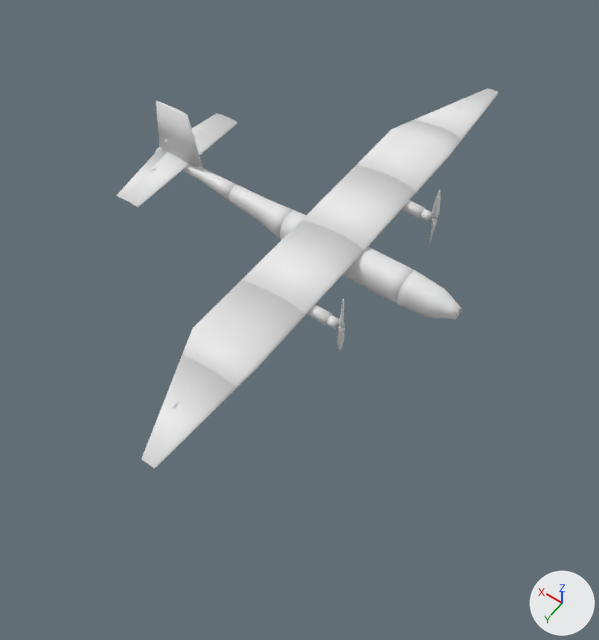
Two versions of the glTF model docs/demo/data/step/9.glb, one commit apart.
Before and after are seen from a 50 mm camera at (-0.57, 1.71, 2.13) aimed at (0.48, 0.24, -0.18). Arrows for +X, +Y and +Z are at lower right; the lights stay in place. The older version comes first.
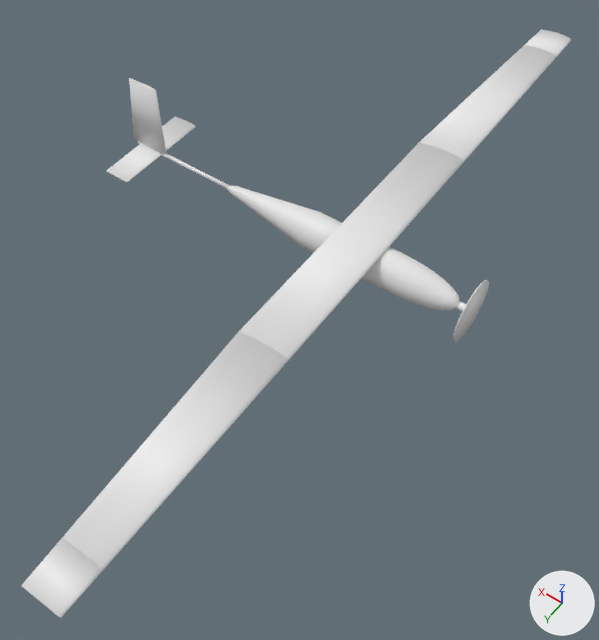
Location of each change, (x1, y1, x2, y2) in pixels of the pictures (599 x 640 px):
'wing', added: after (21, 29, 571, 618)
'fuselage', added: after (227, 185, 460, 311)
'wing_R1', deleted: before (242, 220, 364, 315)
'wing_R2', deleted: before (195, 286, 305, 388)
'wing_L1', deleted: before (302, 165, 416, 250)
'aileron_R', reshaped (244% wider, 100% taller): before (141, 355, 195, 461); after (62, 332, 250, 545)
'wing_R3', deleted: before (144, 361, 236, 469)
'wing_L2', deleted: before (371, 123, 461, 192)
'hstab', deleted: before (122, 115, 237, 208)
'fuse2', deleted: before (342, 247, 414, 305)
'fuse1', deleted: before (397, 270, 462, 319)
'flap_R', deleted: before (182, 280, 256, 361)
'aileron_L', reshaped (49% wider, 181% taller): before (414, 88, 489, 123); after (420, 45, 532, 145)
'fuse4', deleted: before (229, 185, 294, 240)
'wing_L3', deleted: before (426, 89, 498, 140)
'vtail', added: after (136, 81, 166, 154)
'vstab', deleted: before (165, 104, 203, 168)
'htail', added: after (112, 119, 196, 183)
'rudder', reshaped (12% narrower, 25% taller): before (156, 101, 171, 153); after (129, 78, 142, 143)
'flap_L', deleted: before (357, 120, 425, 169)
'prop', added: after (453, 280, 489, 343)
'fuse5', deleted: before (155, 147, 237, 201)
'elevator_R', deleted: before (116, 148, 168, 199)
'elevator', added: after (106, 116, 181, 175)
'fuse3', deleted: before (280, 210, 306, 240)
'boom', added: after (138, 141, 228, 189)
'nacelle_R', deleted: before (306, 304, 332, 325)
'prop_R', deleted: before (337, 298, 345, 352)
'prop_L', deleted: before (429, 190, 441, 246)
'nacelle_L', deleted: before (401, 200, 425, 218)
'elevator_L', deleted: before (160, 113, 222, 151)
'motor_R', deleted: before (326, 315, 339, 329)
'motor_L', deleted: before (420, 209, 432, 221)
'motor', added: after (457, 302, 466, 311)
part 1 of me_aileron_l, deleted: before (414, 88, 489, 123)
part 2 of me_aileron_l, added: after (420, 45, 532, 145)
part 3 of me_aileron_r, deleted: before (141, 355, 195, 461)
part 4 of me_aileron_r, added: after (62, 332, 250, 545)
part 5 of me_rudder, deleted: before (156, 101, 171, 153)
part 6 of me_rudder, added: after (129, 78, 142, 143)

What changed in the scene script:
```text
Change me_aileron_l:
    remove me_aileron_l.from_pydata(...)  # 160 vertices, 316 faces; spans x 0.442..0.599, y -1.046..-0.7, z 0.032..0.044
    add me_aileron_l.from_pydata(...)  # 96 vertices, 188 faces; spans x 0.411..0.491, y -1.35..-0.55, z 0.072..0.083
    me_aileron_l part 1: 160 vertices removed from x 0.442..0.599, y -1.046..-0.7, z 0.032..0.044
    me_aileron_l part 2: 96 vertices added at x 0.411..0.491, y -1.35..-0.55, z 0.072..0.083
Change me_aileron_r:
    remove me_aileron_r.from_pydata(...)  # 160 vertices, 316 faces; spans x 0.442..0.599, y 0.7..1.046, z 0.032..0.044
    add me_aileron_r.from_pydata(...)  # 96 vertices, 188 faces; spans x 0.411..0.491, y 0.55..1.35, z 0.072..0.083
    me_aileron_r part 3: 160 vertices removed from x 0.442..0.599, y 0.7..1.046, z 0.032..0.044
    me_aileron_r part 4: 96 vertices added at x 0.411..0.491, y 0.55..1.35, z 0.072..0.083
Change me_rudder:
    remove me_rudder.from_pydata(...)  # 160 vertices, 316 faces; spans x 1.244..1.311, y -0.007..0.007, z 0.034..0.254
    add me_rudder.from_pydata(...)  # 96 vertices, 188 faces; spans x 1.371..1.45, y -0.005..0.005, z 0.0..0.3
    me_rudder part 5: 160 vertices removed from x 1.244..1.311, y -0.007..0.007, z 0.034..0.254
    me_rudder part 6: 96 vertices added at x 1.371..1.45, y -0.005..0.005, z 0.0..0.3
Remove ob_fuse1:
    ob_fuse1 = bpy.data.objects.new('fuse1', me_fuse1)
Remove ob_fuse2:
    ob_fuse2 = bpy.data.objects.new('fuse2', me_fuse2)
Remove ob_fuse3:
    ob_fuse3 = bpy.data.objects.new('fuse3', me_fuse3)
Remove ob_fuse4:
    ob_fuse4 = bpy.data.objects.new('fuse4', me_fuse4)
Remove ob_fuse5:
    ob_fuse5 = bpy.data.objects.new('fuse5', me_fuse5)
Remove ob_wing_l1:
    ob_wing_l1 = bpy.data.objects.new('wing_L1', me_wing_l1)
Remove ob_wing_l2:
    ob_wing_l2 = bpy.data.objects.new('wing_L2', me_wing_l2)
Remove ob_flap_l:
    ob_flap_l = bpy.data.objects.new('flap_L', me_flap_l)
Remove ob_wing_l3:
    ob_wing_l3 = bpy.data.objects.new('wing_L3', me_wing_l3)
Remove ob_wing_r1:
    ob_wing_r1 = bpy.data.objects.new('wing_R1', me_wing_r1)
Remove ob_wing_r2:
    ob_wing_r2 = bpy.data.objects.new('wing_R2', me_wing_r2)
Remove ob_flap_r:
    ob_flap_r = bpy.data.objects.new('flap_R', me_flap_r)
Remove ob_wing_r3:
    ob_wing_r3 = bpy.data.objects.new('wing_R3', me_wing_r3)
Remove ob_nacelle_l:
    ob_nacelle_l = bpy.data.objects.new('nacelle_L', me_nacelle_l)
Remove ob_motor_l:
    ob_motor_l = bpy.data.objects.new('motor_L', me_motor_l)
Remove ob_prop_l:
    ob_prop_l = bpy.data.objects.new('prop_L', me_prop_l)
Remove ob_nacelle_r:
    ob_nacelle_r = bpy.data.objects.new('nacelle_R', me_nacelle_r)
Remove ob_motor_r:
    ob_motor_r = bpy.data.objects.new('motor_R', me_motor_r)
Remove ob_prop_r:
    ob_prop_r = bpy.data.objects.new('prop_R', me_prop_r)
Remove ob_hstab:
    ob_hstab = bpy.data.objects.new('hstab', me_hstab)
Remove ob_elevator_l:
    ob_elevator_l = bpy.data.objects.new('elevator_L', me_elevator_l)
Remove ob_elevator_r:
    ob_elevator_r = bpy.data.objects.new('elevator_R', me_elevator_r)
Remove ob_vstab:
    ob_vstab = bpy.data.objects.new('vstab', me_vstab)
Add ob_prop:
    ob_prop = bpy.data.objects.new('prop', me_prop)  # a 48-sided cylinder along x spanning x -0.042..-0.038, y -0.114..0.114, z -0.114..0.114
    ob_prop.location = (0.0, 0.0, 0.0)
Add ob_motor:
    ob_motor = bpy.data.objects.new('motor', me_motor)  # a 32-sided cylinder along x spanning x -0.029..0.005, y -0.014..0.014, z -0.014..0.014
    ob_motor.location = (0.0, 0.0, 0.0)
Add ob_boom:
    ob_boom = bpy.data.objects.new('boom', me_boom)  # 192 vertices, 384 faces; spans x 0.85..1.42, y -0.008..0.008, z -0.008..0.008
    ob_boom.location = (0.0, 0.0, 0.0)
Add ob_fuselage:
    ob_fuselage = bpy.data.objects.new('fuselage', me_fuselage)  # 1058 vertices, 2112 faces; spans x 0.0..1.0, y -0.07..0.07, z -0.07..0.07
    ob_fuselage.location = (0.0, 0.0, 0.0)
Add ob_vtail:
    ob_vtail = bpy.data.objects.new('vtail', me_vtail)  # 96 vertices, 188 faces; spans x 1.28..1.399, y -0.008..0.008, z 0.0..0.3
    ob_vtail.location = (0.0, 0.0, 0.0)
Add ob_elevator:
    ob_elevator = bpy.data.objects.new('elevator', me_elevator)  # 96 vertices, 188 faces; spans x 1.377..1.41, y -0.2..0.2, z -0.003..0.003
    ob_elevator.location = (0.0, 0.0, 0.0)
Add ob_htail:
    ob_htail = bpy.data.objects.new('htail', me_htail)  # 96 vertices, 188 faces; spans x 1.3..1.377, y -0.2..0.2, z -0.005..0.005
    ob_htail.location = (0.0, 0.0, 0.0)
Add ob_wing:
    ob_wing = bpy.data.objects.new('wing', me_wing)  # 470 vertices, 928 faces; spans x 0.3..0.49, y -1.5..1.5, z 0.07..0.09
    ob_wing.location = (0.0, 0.0, 0.0)
```
